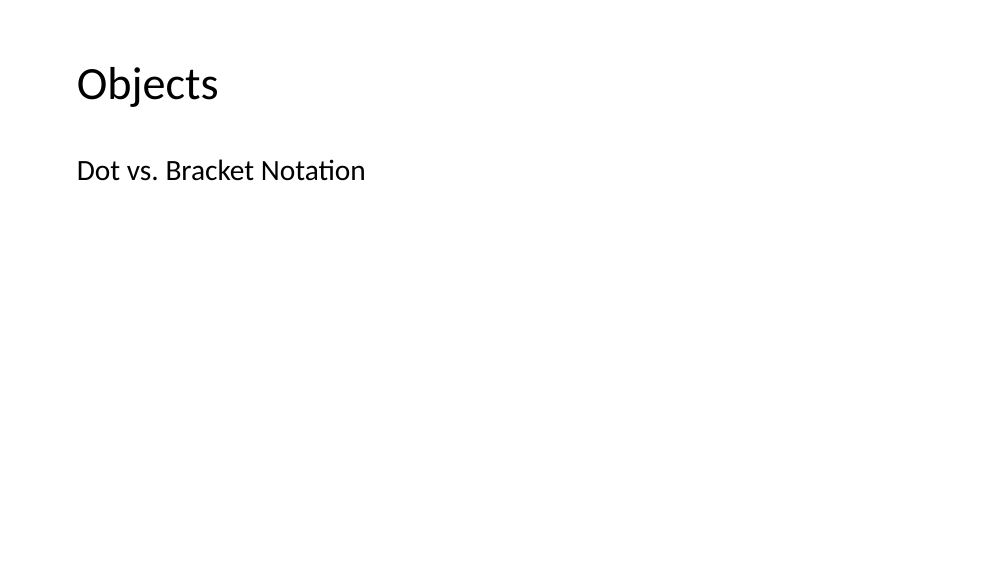
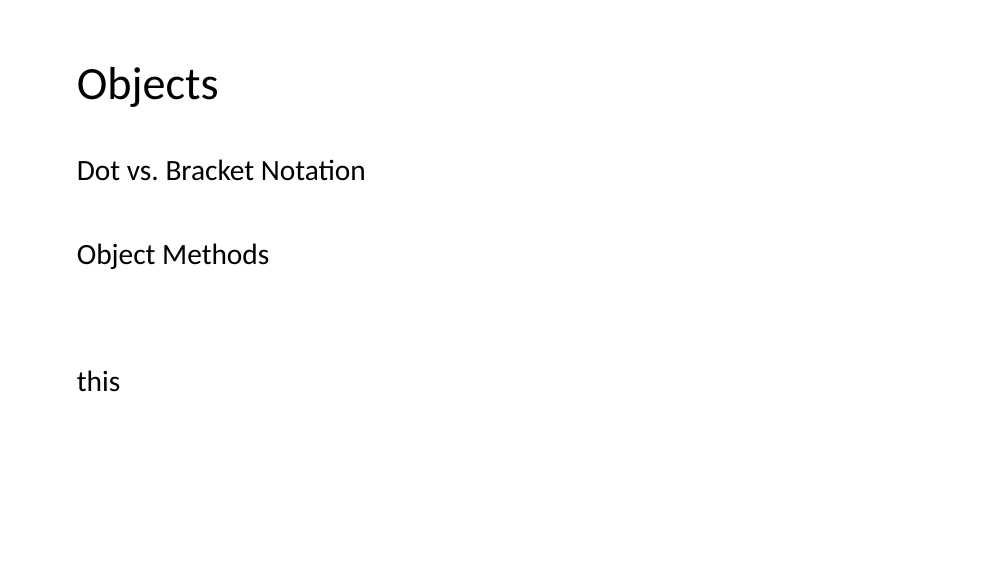
Before and after one commit to PiyushChaturvedii/Batch05, a slide deck: slide 34 of JavaScript.pptx. Drawn at 1008x567 pixels with LibreOffice and Linux fonts; fonts in the diff are those of the drawing. Boxes give left, top, right and bottom in pixels: in the first picture for what was removed or moved away, otherwise in the second. Text is boxed around its words. In the diff, an @@ line names an element or a change of style, - is before the commit and + after.

```diff
--- a/JavaScript.pptx
+++ b/JavaScript.pptx
@@ text at [77,243,269,392]: paragraphs added @@
+Object Methods
+this
```
Also in this commit, not shown: 1 slide added, 12 other files.
